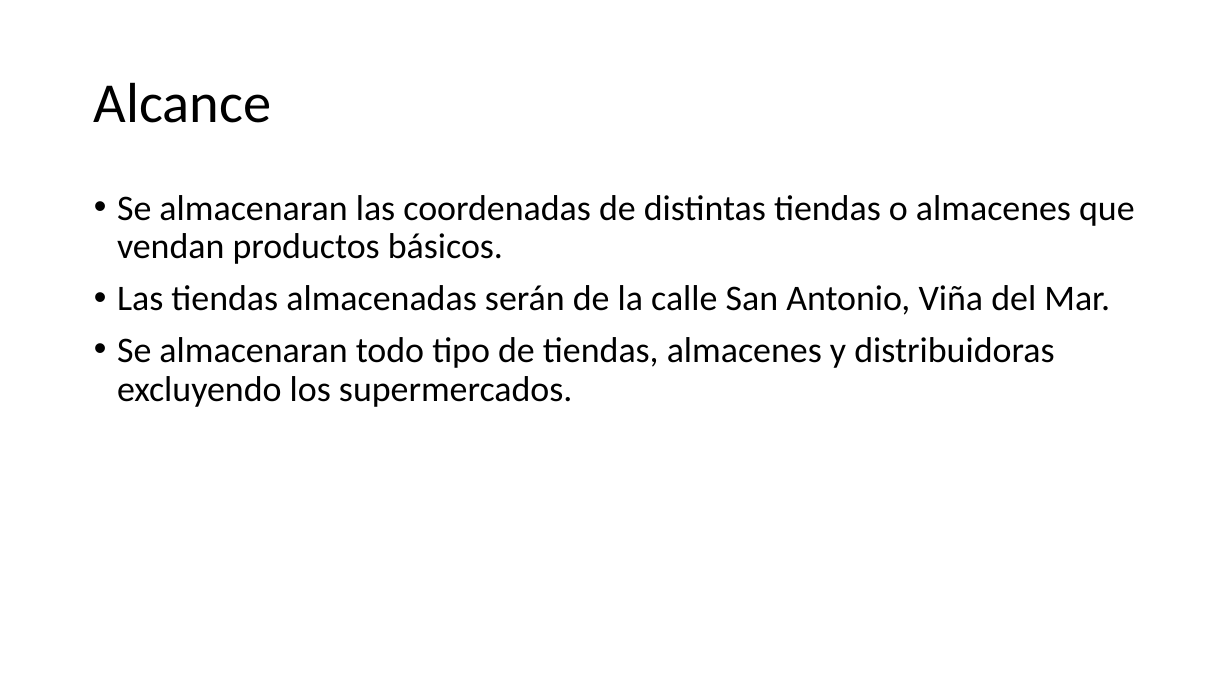
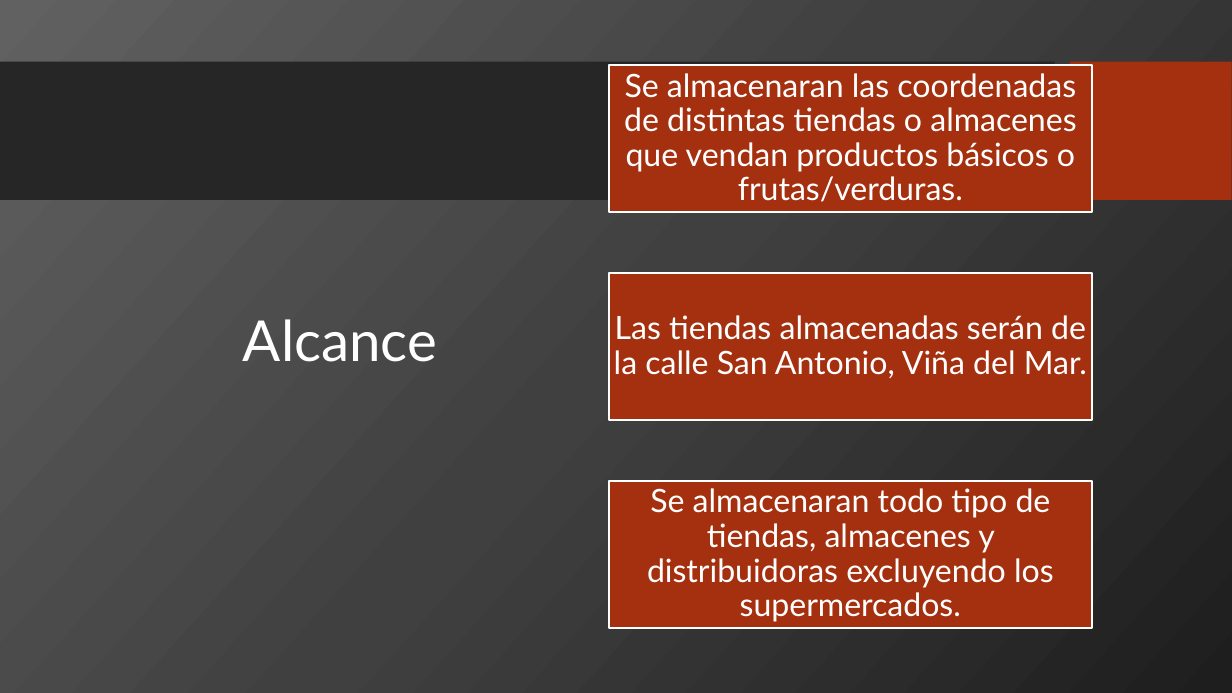
Before and after one commit to JoaquinEMZ/ProyectoAndroid2, a slide deck: slide 6 of presentacion android.pptx (slide 5 before the commit). Drawn at 1232x693 pixels with LibreOffice and Linux fonts; fonts in the diff are those of the drawing; background and template pictures are left out. Boxes give left, top, right and bottom in pixels: in the first picture for what was removed or moved away, otherwise in the second. Text is boxed around its words. In the diff, an @@ line names an element or a change of style, - is before the commit and + after.

```diff
--- a/presentacion android.pptx
+++ b/presentacion android.pptx
@@ background #FFFFFF to picture (left out) @@
@@ rectangle added at (0,62,1055,201), fill #262626 @@
@@ rectangle added at (1070,62,1232,201), fill #A5300F @@
@@ title "Alcance": place and size @@
-title "Alcance" at (94,82,272,123)
+title "Alcance" at (243,319,437,362)
@@ title "Alcance" at (243,319,437,362): font Calibri to Lato, text colour #000000 to #FFFFFF; alignment left to right @@
@@ text removed at (117,195,1135,407) @@
-• Se almacenaran las coordenadas de distintas tiendas o almacenes que vendan productos básicos.
-• Las tiendas almacenadas serán de la calle San Antonio, Viña del Mar.
-• Se almacenaran todo tipo de tiendas, almacenes y distribuidoras excluyendo los supermercados.
@@ group added at (609,65,1092,628): 3 rectangles, 3 texts @@
+Se almacenaran las coordenadas de distintas tiendas o almacenes que vendan productos básicos o frutas/verduras.
+Las tiendas almacenadas serán de la calle San Antonio, Viña del Mar.
+Se almacenaran todo tipo de tiendas, almacenes y distribuidoras excluyendo los supermercados.
```
Also in this commit, not shown: 7 other slides changed, 1 slide added, 3 other files.
